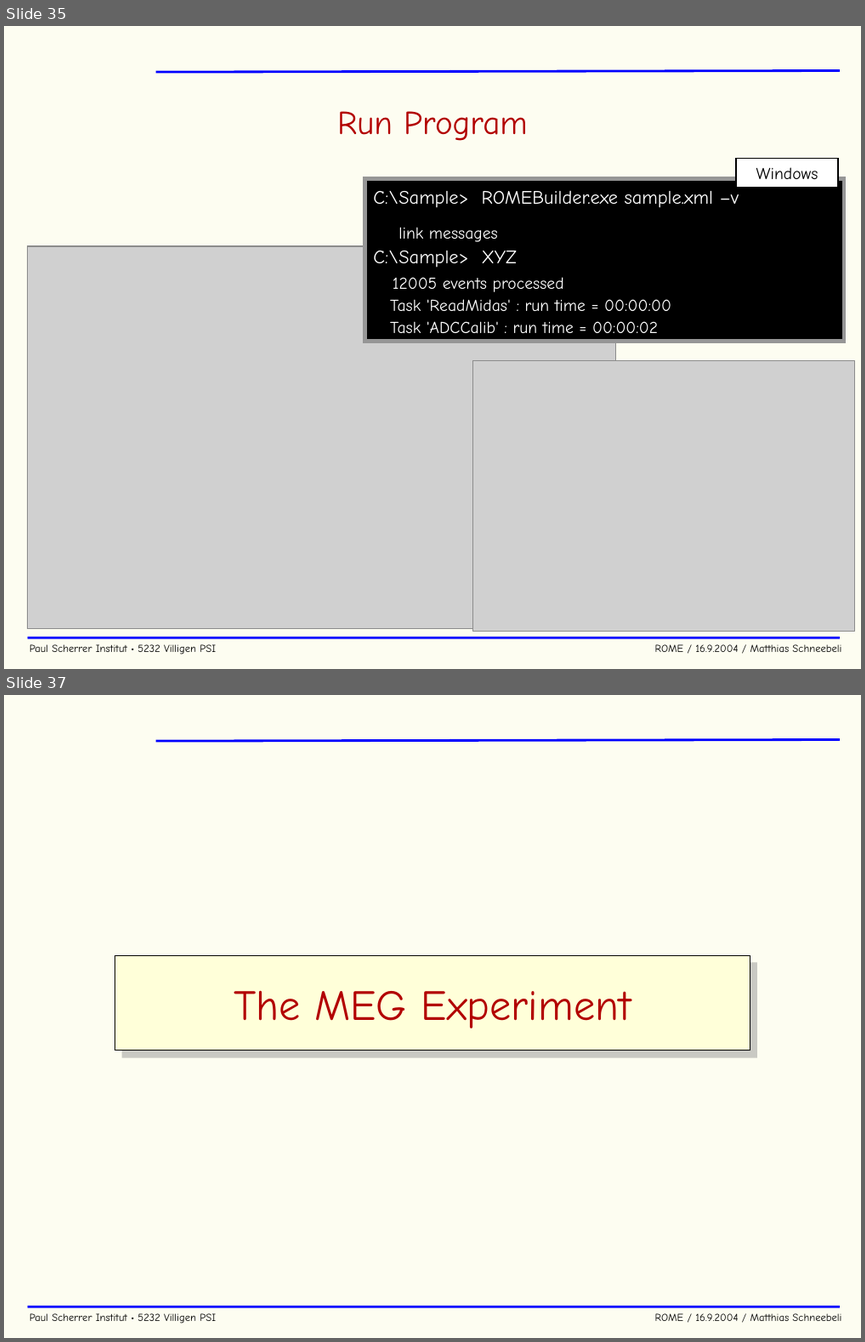
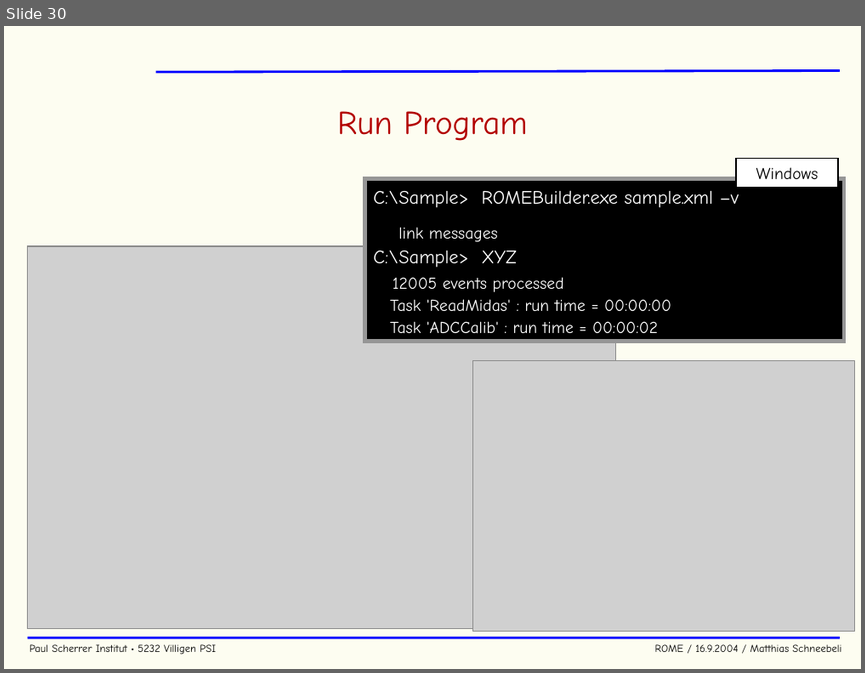
Before and after one commit to cjpl/rome, a slide deck: documentation/ROME.ppt. Shown one above the other, each under a label of ours: slides 35 and 37 before the commit, slide 30 after it; the slides between them are not shown. The pictures are 865x1342 and 865x673 pixels, drawn with LibreOffice and Linux fonts; fonts in the diff are those of the drawing; grey boxes stand for pictures; background and template pictures are left out. Boxes give left, top, right and bottom in pixels: in the first picture for what was removed or moved away, otherwise in the second. Text is boxed around its words. In the diff, an @@ line names an element or a change of style, - is before the commit and + after.

```diff
--- a/documentation/ROME.ppt
+++ b/documentation/ROME.ppt
@@ slide 37 removed at [4,695,861,1338], background #FDFDF1; not listed: 3 template elements that a slide beside it also shows @@
@@ rectangle removed at [115,955,749,1049] @@
-The MEG Experiment
@@ what was slide 35 is now slide 30 @@
```
Also in this commit, not shown: 5 slides changed, 7 slides added, 6 other slides removed.
